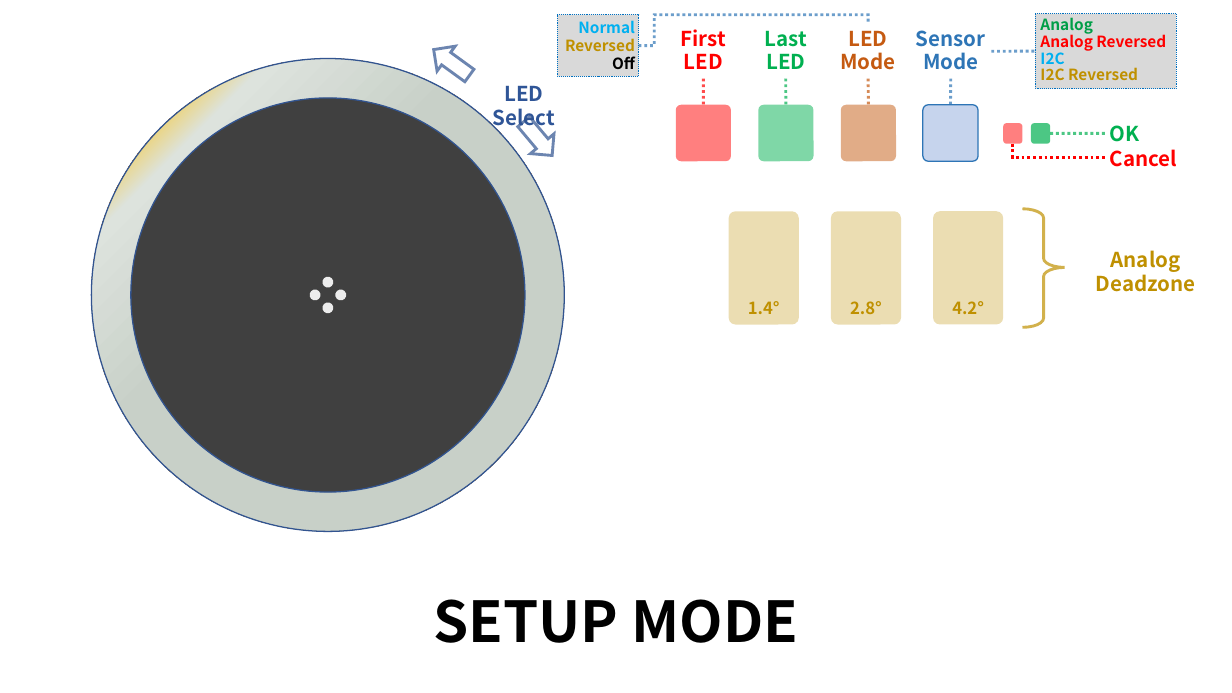
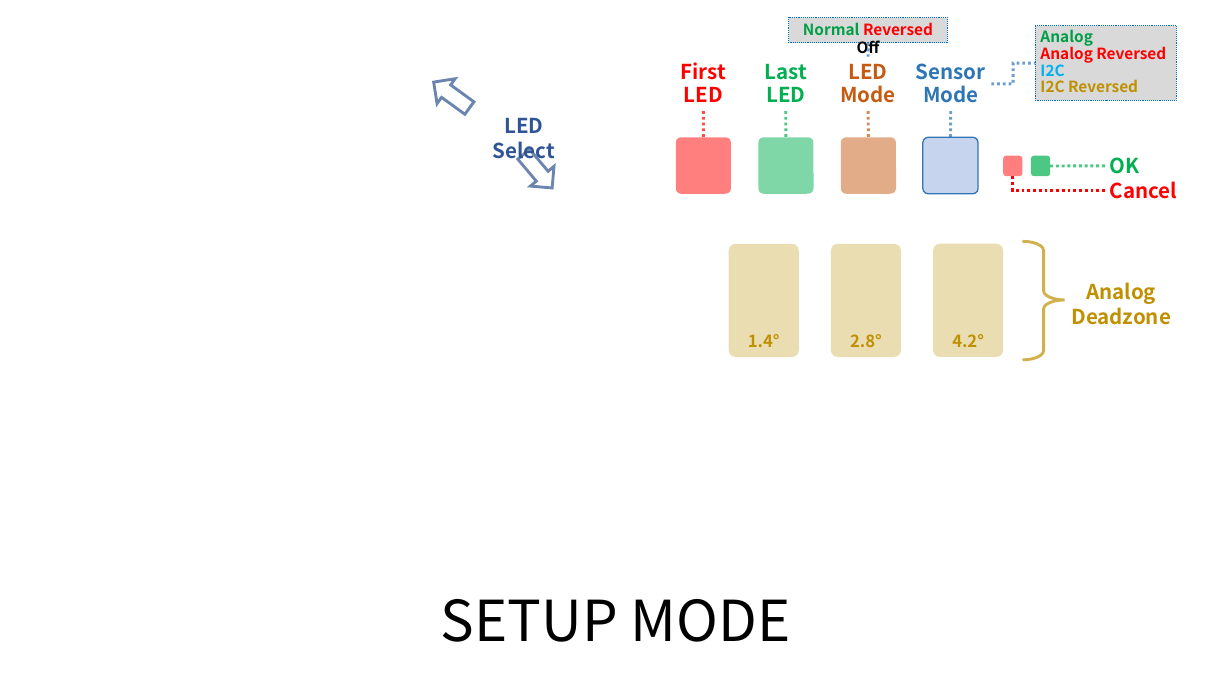
Before and after one commit to whowechina/iidx_pico, a slide deck: slide 3 of doc/Firmware_manual.pptx. Drawn at 1232x693 pixels with LibreOffice and Linux fonts; fonts in the diff are those of the drawing; background and template pictures are left out. Boxes give left, top, right and bottom in pixels: in the first picture for what was removed or moved away, otherwise in the second. Text is boxed around its words. In the diff, an @@ line names an element or a change of style, - is before the commit and + after.

Commit message:
Better setup mode

```diff
--- a/doc/Firmware_manual.pptx
+++ b/doc/Firmware_manual.pptx
@@ rectangle "Normal Reversed Off": place and size @@
-rectangle "Normal Reversed Off" at bbox=[557, 15, 639, 77]
+rectangle "Normal Reversed Off" at bbox=[789, 18, 948, 43]
@@ text in rectangle at bbox=[803, 22, 933, 57]: text changed; text colour #BF9000 to #FF0000 @@
-Normal
-Reversed
-Off
+Normal Reversed Off
@@ rectangle "Analog": place and size @@
-rectangle "Analog" at bbox=[1035, 14, 1177, 89]
+rectangle "Analog" at bbox=[1035, 26, 1177, 101]
@@ elbow line moved from (639, 45) - (869, 24) to (868, 43) - (869, 56) @@
@@ elbow line moved from (992, 52) - (1035, 51) to (992, 84) - (1035, 63) @@
@@ 7 texts, 4 lines, 3 rounded rectangles, 1 left arrow, 1 left brace: place and size @@
-7 texts, 4 lines, 3 rounded rectangles, 1 left arrow, 1 left brace at bbox=[425, 29, 1177, 327]
+7 texts, 4 lines, 3 rounded rectangles, 1 left arrow, 1 left brace at bbox=[425, 62, 1177, 360]
@@ 6 rounded rectangles, 1 left arrow, 1 elbow line, 1 line: place and size @@
-6 rounded rectangles, 1 left arrow, 1 elbow line, 1 line at bbox=[512, 104, 1106, 165]
+6 rounded rectangles, 1 left arrow, 1 elbow line, 1 line at bbox=[512, 138, 1106, 197]
@@ group removed at bbox=[91, 58, 565, 531]: 5 ellipses, 1 donut @@
@@ text "Analog Deadzone": place and size @@
-text "Analog Deadzone" at bbox=[1096, 250, 1196, 292]
+text "Analog Deadzone" at bbox=[1071, 282, 1171, 325]
@@ title "SETUP MODE": place and size @@
-title "SETUP MODE" at bbox=[434, 599, 798, 643]
+title "SETUP MODE" at bbox=[441, 599, 791, 642]
@@ title "SETUP MODE" at bbox=[441, 599, 791, 642]: bold off; vertical alignment middle to top @@
```
Also in this commit, not shown: 3 other slides changed, 4 other files.
